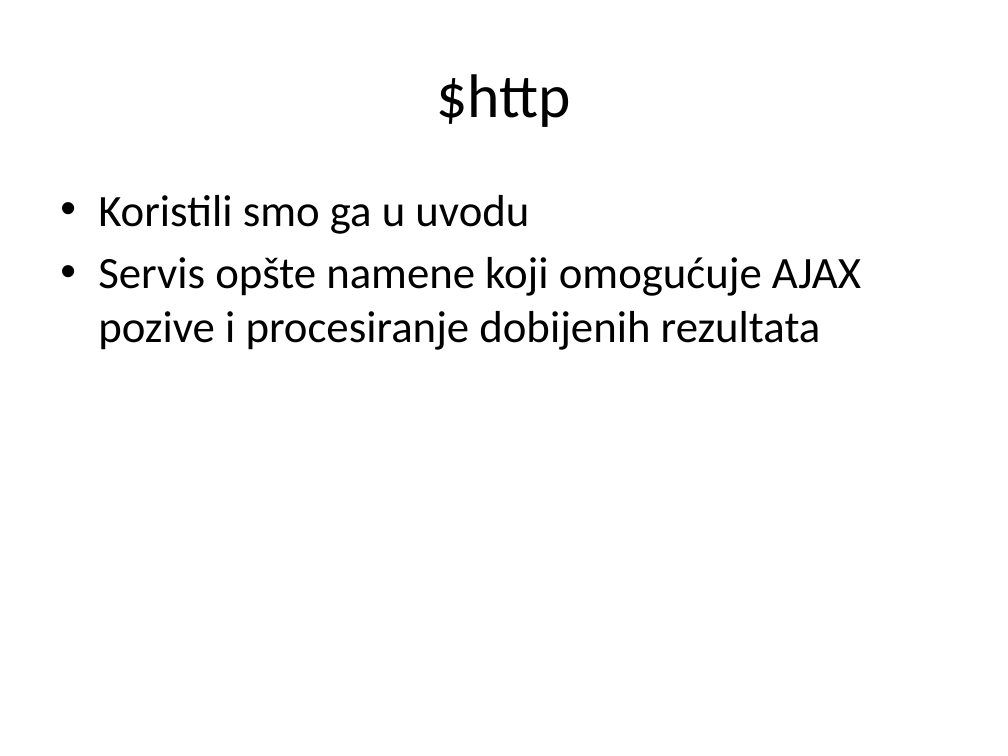
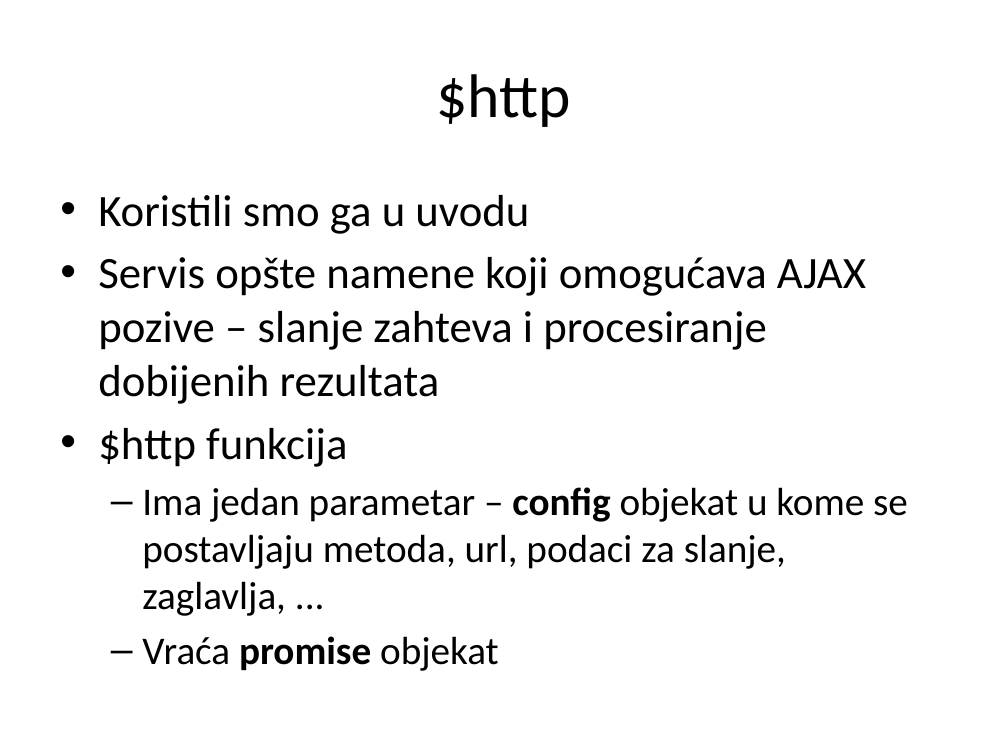
Before and after one commit to Cobrijani/2016, a slide deck: slide 3 of AngularJS/03_RESTPozivi/03 REST Pozivi.pptx. Drawn at 1008x756 pixels with LibreOffice and Linux fonts; fonts in the diff are those of the drawing. Boxes give left, top, right and bottom in pixels: in the first picture for what was removed or moved away, otherwise in the second. Text is boxed around its words. In the diff, an @@ line names an element or a change of style, - is before the commit and + after.

```diff
--- a/AngularJS/03_RESTPozivi/03 REST Pozivi.pptx
+++ b/AngularJS/03_RESTPozivi/03 REST Pozivi.pptx
@@ text at [98,257,908,671]: text changed; size 32 to 28 pt @@
-• Servis opšte namene koji omogućuje AJAX pozive i procesiranje dobijenih rezultata
+• Servis opšte namene koji omogućava AJAX pozive – slanje zahteva i procesiranje dobijenih rezultata
+• $http funkcija
+  – Ima jedan parametar – config objekat u kome se postavljaju metoda, url, podaci za slanje, zaglavlja, ...
+  – Vraća promise objekat
```
Also in this commit, not shown: 26 other slides changed, 43 other files.
